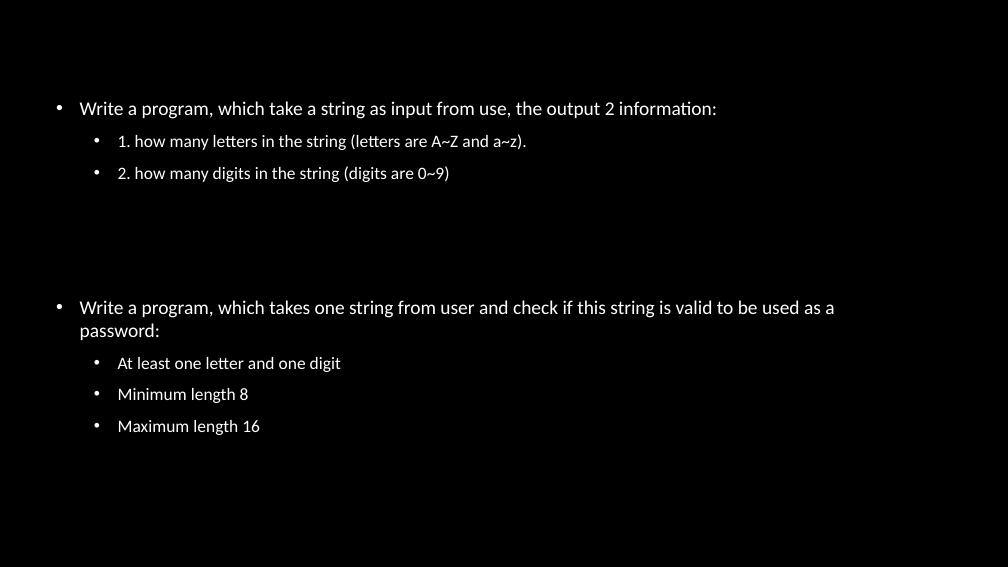
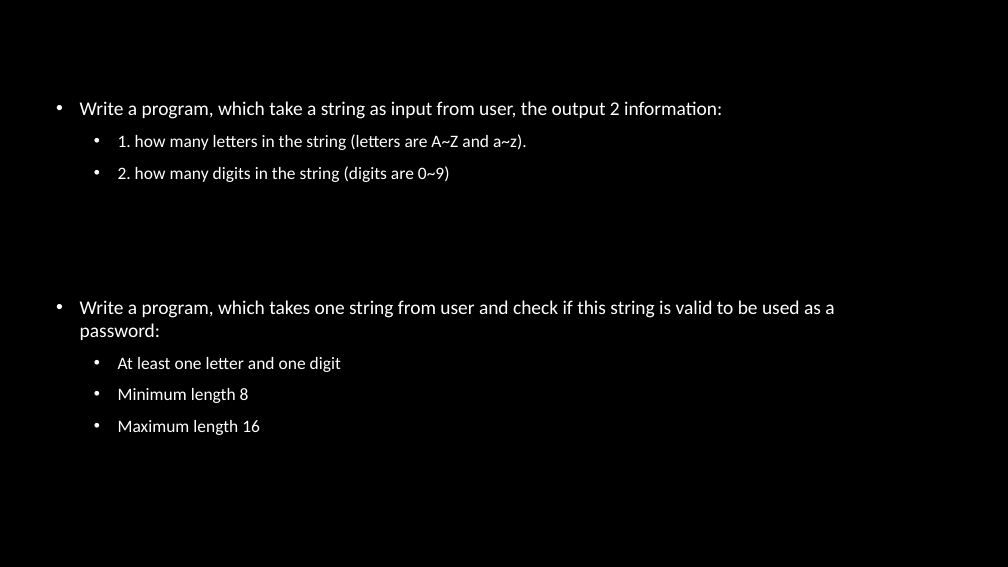
Before and after one commit to bon-netizen/Python-Class-Beginner, a slide deck: slide 10 of Py B - unit 2p.pptx. Drawn at 1008x567 pixels with LibreOffice and Linux fonts; fonts in the diff are those of the drawing; background and template pictures are left out. Boxes give left, top, right and bottom in pixels: in the first picture for what was removed or moved away, otherwise in the second. Text is boxed around its words. In the diff, an @@ line names an element or a change of style, - is before the commit and + after.

```diff
--- a/Py B - unit 2p.pptx
+++ b/Py B - unit 2p.pptx
@@ text at [80,101,722,119]: text changed @@
-• Write a program, which take a string as input from use, the output 2 information:
+• Write a program, which take a string as input from user, the output 2 information:
```
Also in this commit, not shown: 1 other file.
